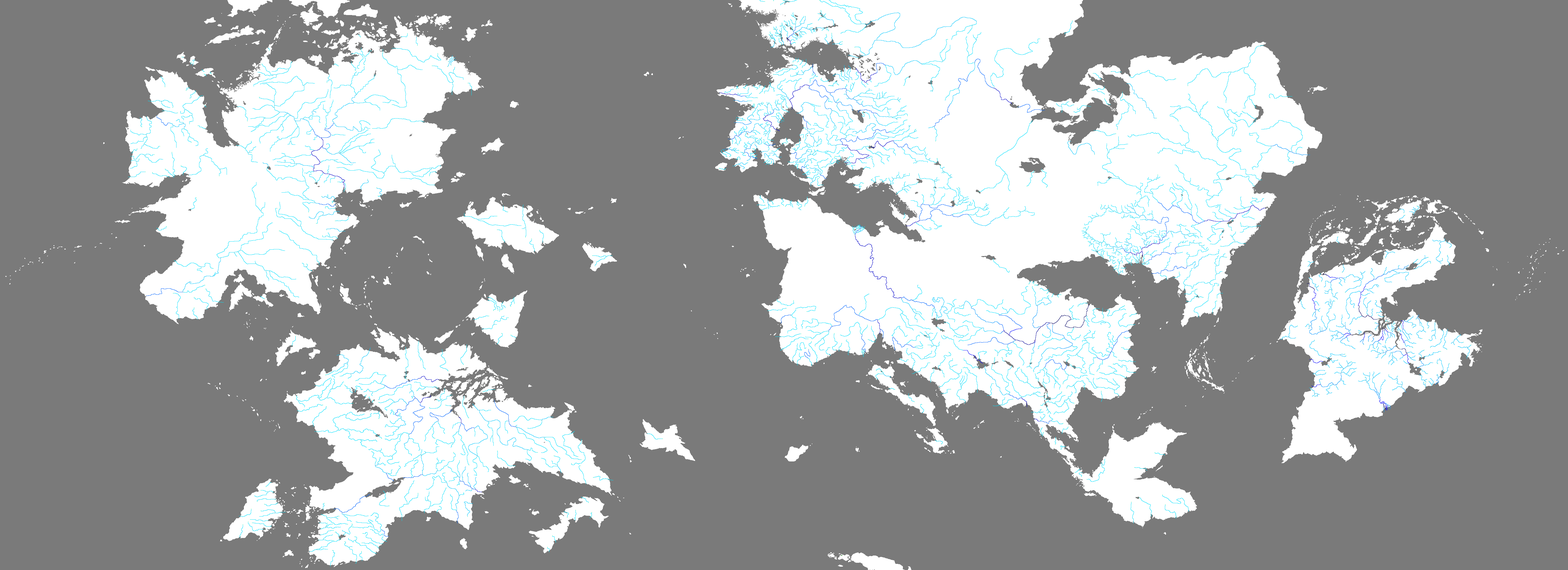
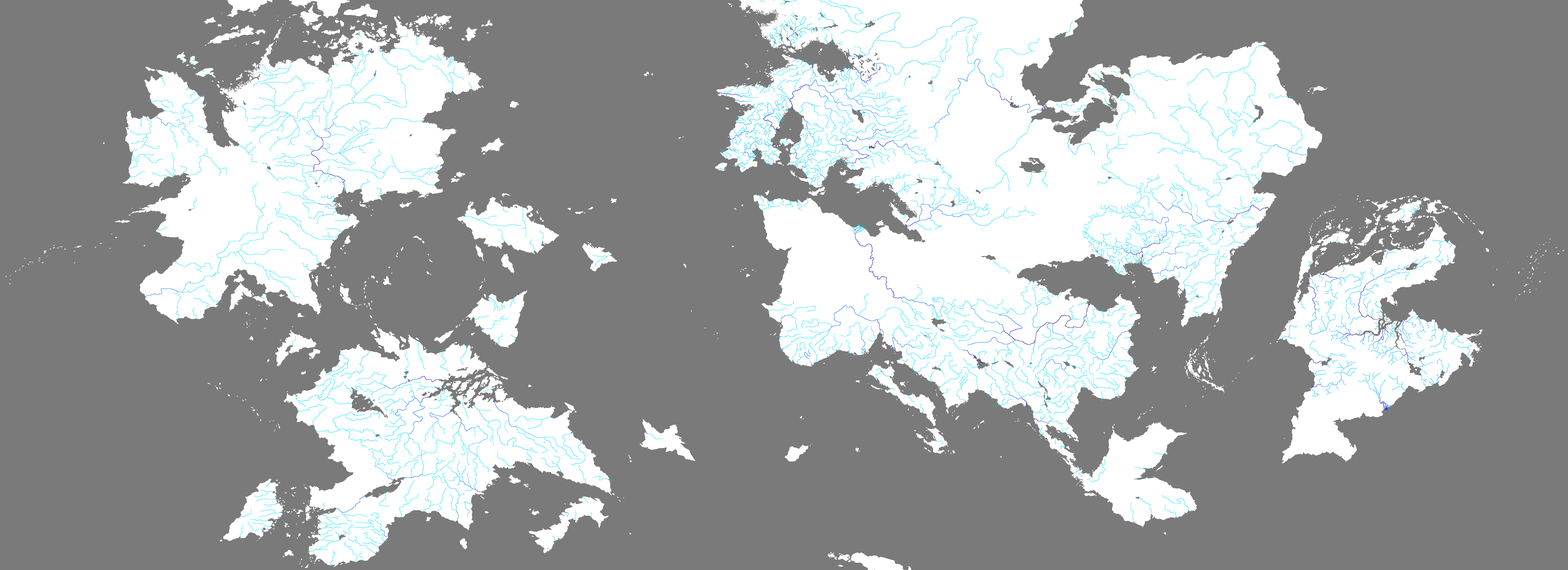
Layered file, before and after one edit (1568px x 570px). Changes by layer:
showed "VIC UPDATE", painted on it over [721, 17, 865, 169]
